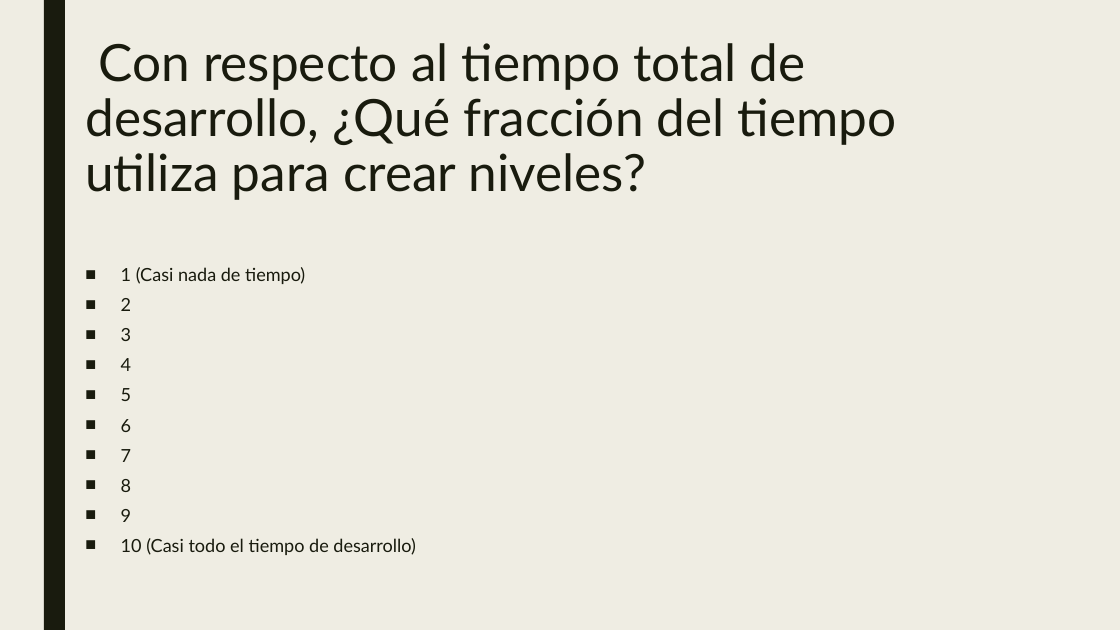
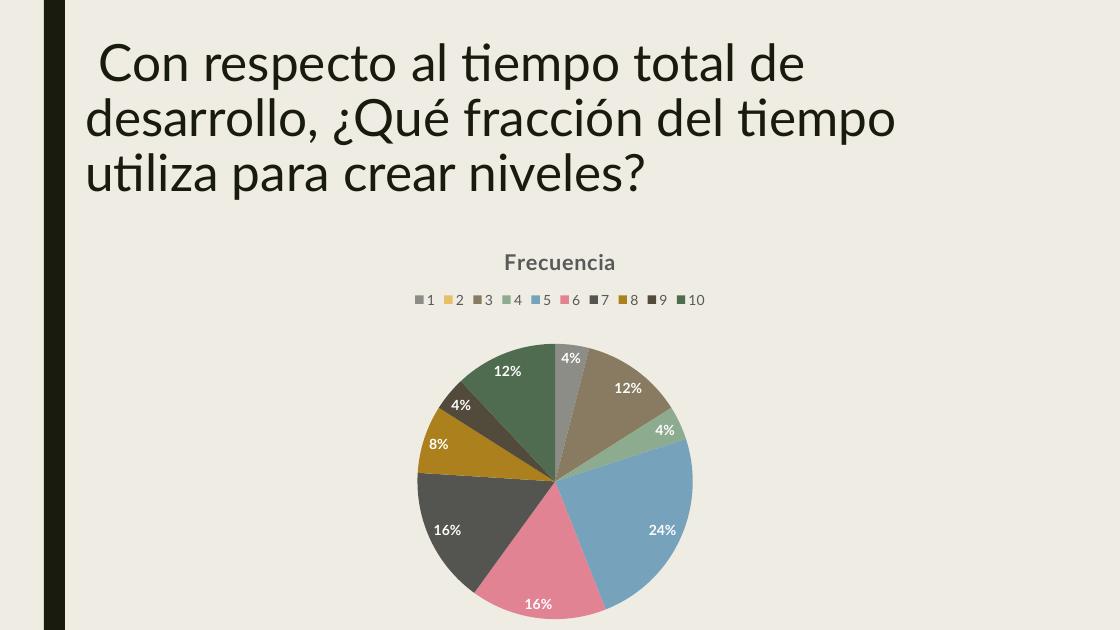
Before and after one commit to DerTee/Framework-Joyeuse, a slide deck: slide 9 of Presentaciones/Encuesta.pptx (slide 7 before the commit). Drawn at 1120x630 pixels with LibreOffice and Linux fonts; fonts in the diff are those of the drawing. Boxes give left, top, right and bottom in pixels: in the first picture for what was removed or moved away, otherwise in the second. Text is boxed around its words. In the diff, an @@ line names an element or a change of style, - is before the commit and + after.

```diff
--- a/Presentaciones/Encuesta.pptx
+++ b/Presentaciones/Encuesta.pptx
@@ pie chart added at (187, 230, 933, 630) @@
+title "Frecuencia"
+categories: 1, 2, 3, 4, 5, 6, 7, 8, 9, 10
+Frecuencia: 4, 0, 12, 4, 24, 16, 16, 8, 4, 12
@@ text removed at (121, 267, 416, 555) @@
-■ 1 (Casi nada de tiempo)
-■ 2
-■ 3
-■ 4
-■ 5
-■ 6
-■ 7
-■ 8
-■ 9
-■ 10 (Casi todo el tiempo de desarrollo)
```
Also in this commit, not shown: 14 other slides changed, 3 slides added, 1 slide removed, 24 other files.
